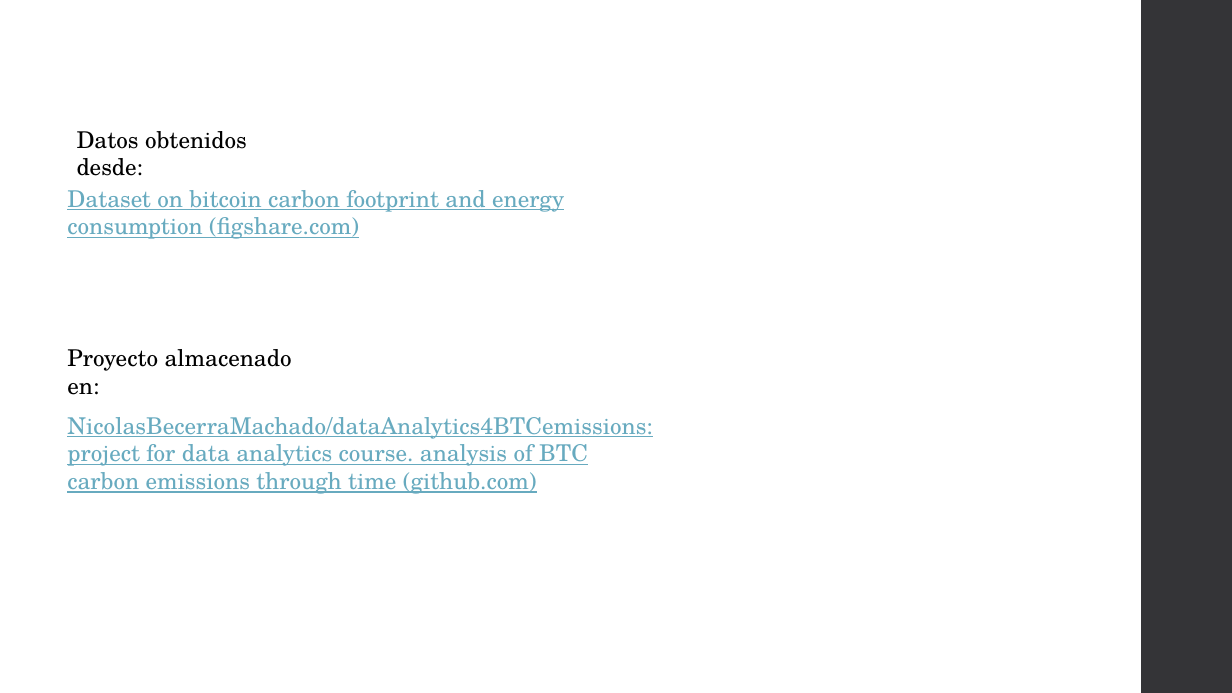
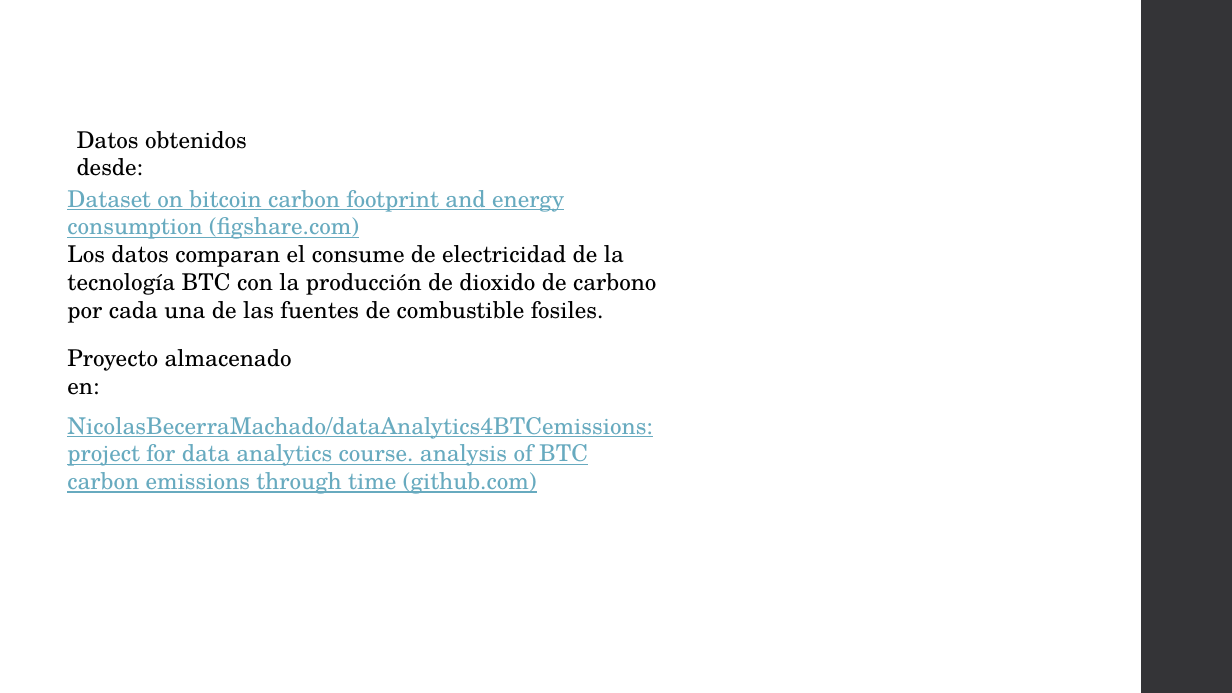
Before and after one commit to NicolasBecerraMachado/dataAnalytics4BTCemissions, a slide deck: slide 2 of BTC C02 emissions.pptx. Drawn at 1232x693 pixels with LibreOffice and Linux fonts; fonts in the diff are those of the drawing. Boxes give left, top, right and bottom in pixels: in the first picture for what was removed or moved away, otherwise in the second. Text is boxed around its words. In the diff, an @@ line names an element or a change of style, - is before the commit and + after.

```diff
--- a/BTC C02 emissions.pptx
+++ b/BTC C02 emissions.pptx
@@ text at <box>67,245,656,323</box>: paragraph added @@
+Los datos comparan el consume de electricidad de la tecnología BTC con la producción de dioxido de carbono por cada una de las fuentes de combustible fosiles.
```
Also in this commit, not shown: 3 other slides changed, 4 other files.
